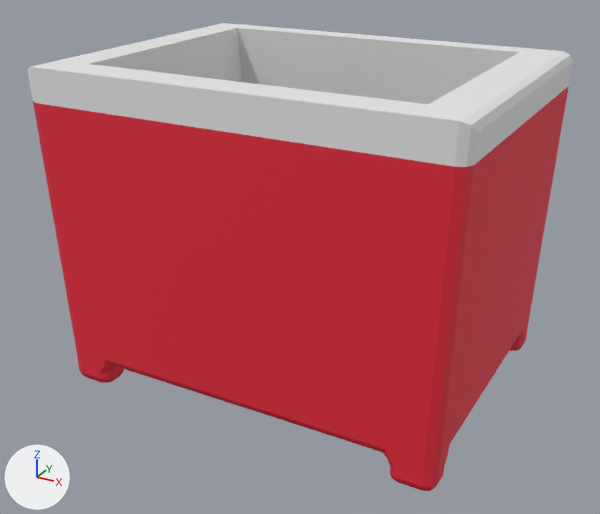
The FBX model Assets/_Game/Model 3D/cooler_body.fbx as it was, and as the next commit left it.
Both versions are drawn from a 50 mm camera at (0.709, -1.334, 0.847) aimed at (-0.005, -0.035, 0.198). Lighting does not change. The marker at lower left points along +X, +Y and +Z. The first picture is the older version. Where no turn or scale is listed for an object, it has been applied to the vertices.

Before the edit, the objects in view are built like this:
```python
me_cube_002 = bpy.data.meshes.new('Cube.002')
me_cube_002.from_pydata(...)  # 332 vertices, 330 faces; spans x -0.399..0.399, y -0.305..0.305, z -0.05..0.575
# faces by material slot: [273, 57]
me_cube_002.materials.append(mat_red_ice_bucket)  # red #e7273d
me_cube_002.materials.append(mat_white)  # white #e8e8e8
ob_cube_001 = bpy.data.objects.new('Cube.001', me_cube_002)
ob_cube_001.location = (0.0, 0.0, 0.0)
```
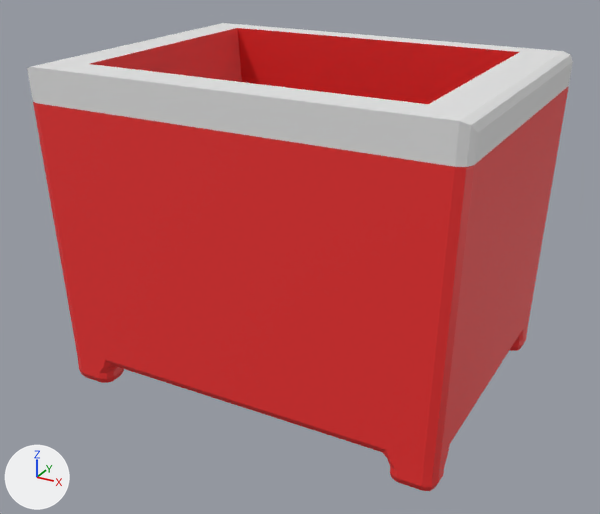
Boxes [x1, y1, x2, y2] around the edits, measured in the pictures (600 x 514 px):
'Cube.001', recoloured, surface changed
    both: [87, 25, 568, 479]
part 1 of me_cube_002, recoloured
    both: [112, 88, 568, 479]
part 2 of me_cube_002, recoloured (white to red)
    both: [87, 25, 566, 167]
part 3 of me_cube_002, surface changed
    both: [87, 25, 568, 479]

The change, as a list of edits to the scene's bpy script:
```text
Add img_color_palette_png:
    img_color_palette_png = load_image('color_palette.png', '_unpacked/color_palette.png', 64, 64, 'sRGB')
Add mat_color_palette:
    mat_color_palette = principled_material('Color Palette')
    mat_color_palette.texture = img_color_palette_png  # with its transparency
Change me_cube_002:
    where me_cube_002.from_pydata(...)  # 332 vertices, 330 faces; spans x -0.399..0.399, y -0.305..0.305, z -0.05..0.575
    used by ob_cube_001; location = (0.0, 0.0, 0.0)
    me_cube_002 part 1: all 273 faces that had it switch from mat_red_ice_bucket (red #e7273d) to mat_color_palette (picture img_color_palette_png)
    me_cube_002 part 2: all 57 faces that had it switch from mat_white (white #e8e8e8) to mat_color_palette (picture img_color_palette_png)
    me_cube_002 part 3: texture (UV) coordinates of 330 of 330 faces, centred in x -0.398..0.398, y -0.304..0.304, z -0.05..0.575, changed; they spanned u 0.12..0.88, v 0.0..1.0 and now span u 0.06..0.65, v 0.28..0.97
```
